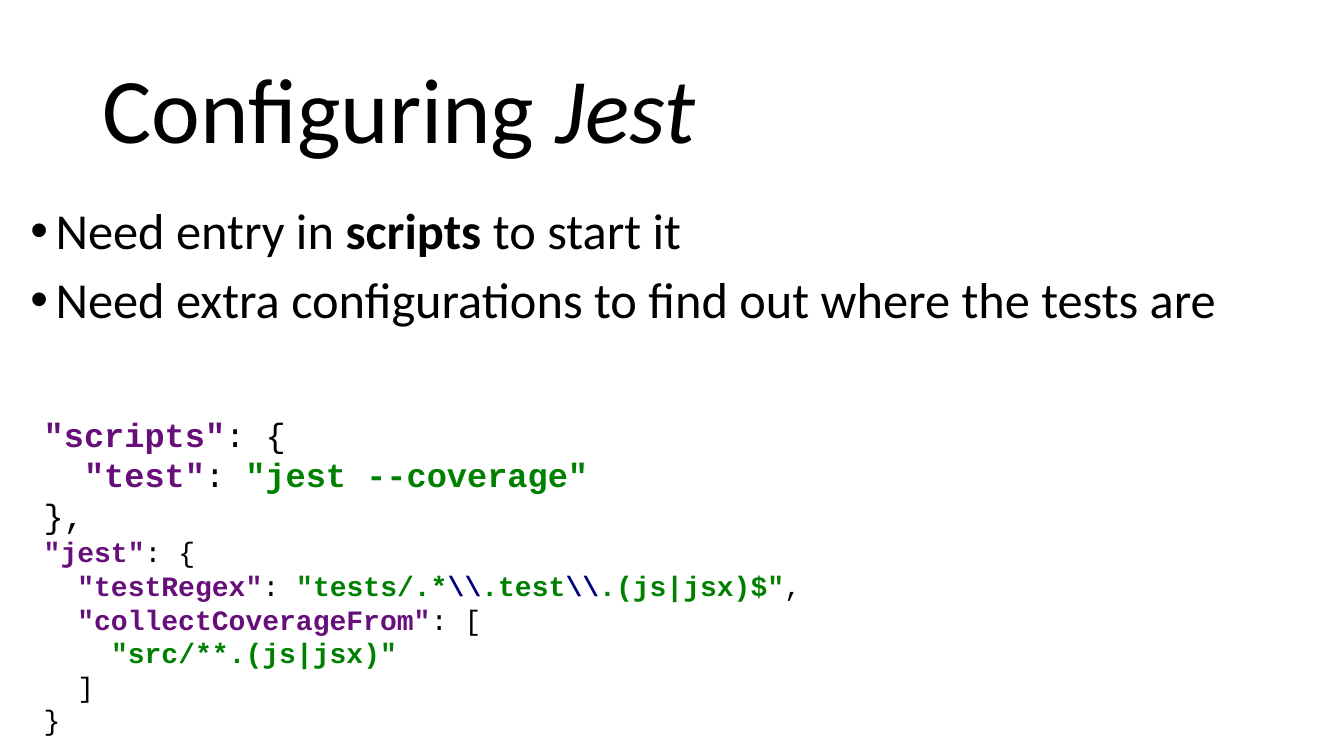
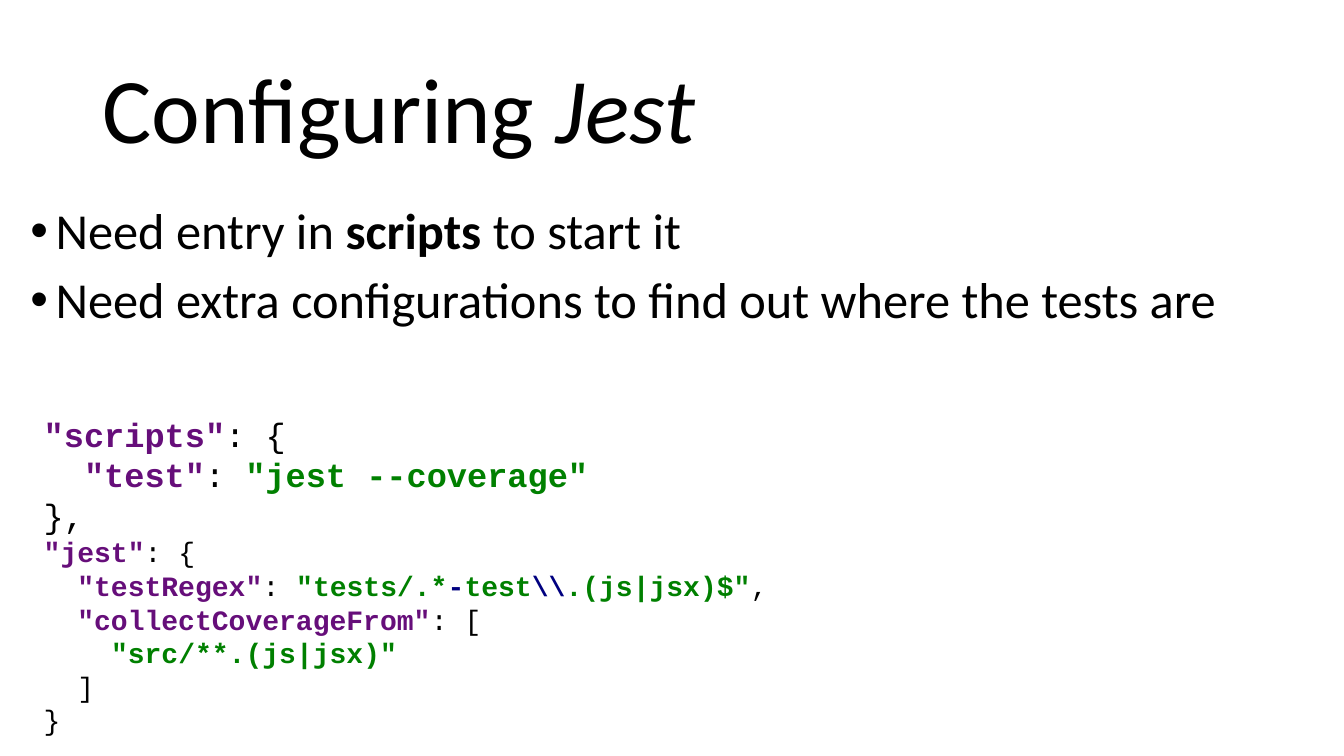
Before and after one commit to arcuri82/web_development_and_api_design, a slide deck: slide 31 of docs/slides/lesson_02.pptx. Drawn at 1344x756 pixels with LibreOffice and Linux fonts; fonts in the diff are those of the drawing. Boxes give left, top, right and bottom in pixels: in the first picture for what was removed or moved away, otherwise in the second. Text is boxed around its words. In the diff, an @@ line names an element or a change of style, - is before the commit and + after.

```diff
--- a/docs/slides/lesson_02.pptx
+++ b/docs/slides/lesson_02.pptx
@@ text at [44, 543, 767, 670]: text changed @@
-"jest": {
-"testRegex": "tests/.*\\.test\\.(js|jsx)$",
-"collectCoverageFrom": [
-"src/**.(js|jsx)"
-]
-}
+"jest": {
+"testRegex": "tests/.*-test\\.(js|jsx)$",
+"collectCoverageFrom": [
+"src/**.(js|jsx)"
+]
+}
```
Also in this commit, not shown: 1 other file.
